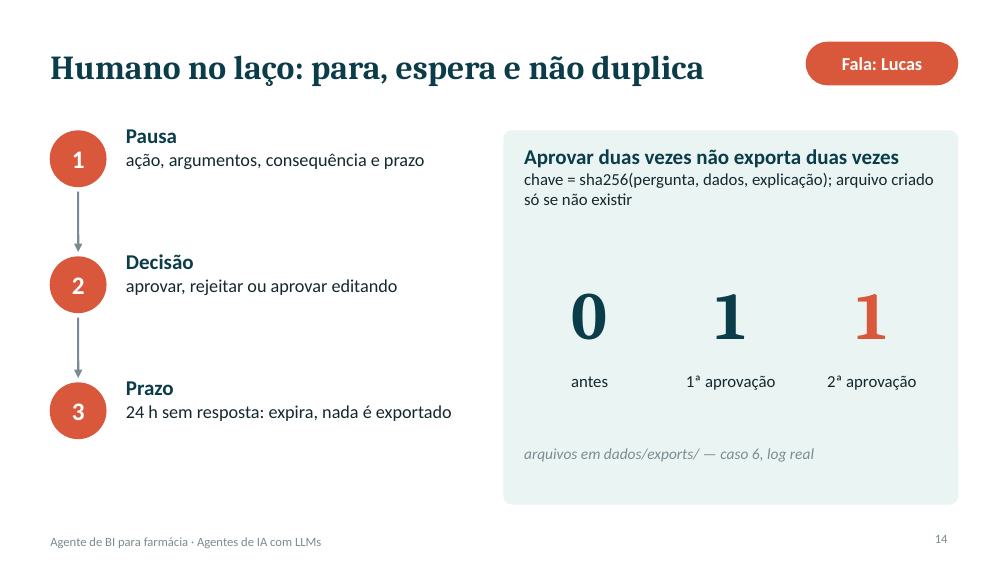
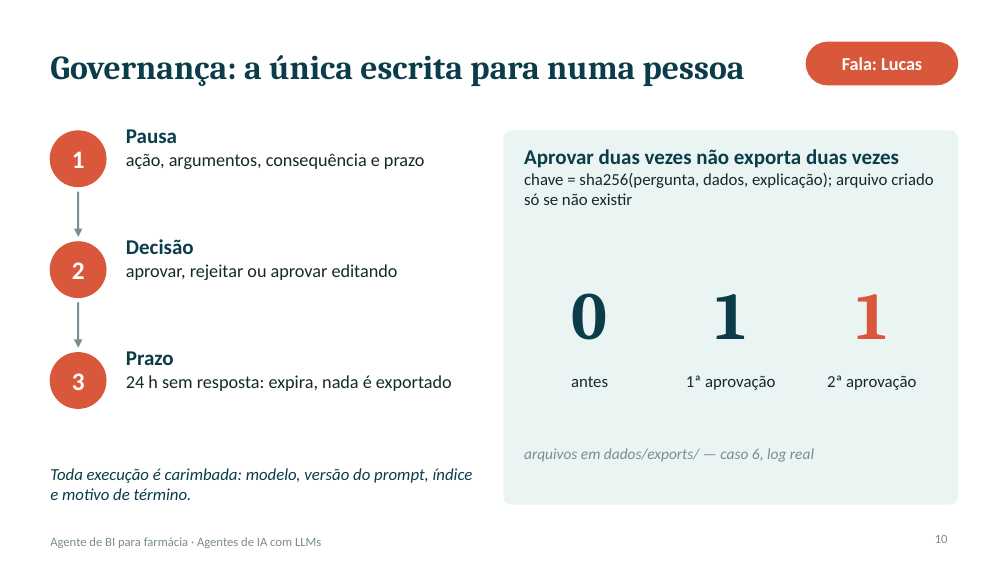
Before and after one commit to Kaue2/senac-agentes-llm-lkfc, a slide deck: slide 10 of apresentacao/apresentacao-agente-bi-farmacia.pptx (slide 14 before the commit). Drawn at 1008x567 pixels with LibreOffice and Linux fonts; fonts in the diff are those of the drawing. Boxes give left, top, right and bottom in pixels: in the first picture for what was removed or moved away, otherwise in the second. Text is boxed around its words. In the diff, an @@ line names an element or a change of style, - is before the commit and + after.

Commit message:
docs: apresentação reorganizada para 10-15 min, com demo, integrações, governança e segurança

```diff
--- a/apresentacao/apresentacao-agente-bi-farmacia.pptx
+++ b/apresentacao/apresentacao-agente-bi-farmacia.pptx
@@ title at [50, 55, 745, 86]: text changed @@
-Humano no laço: para, espera e não duplica
+Governança: a única escrita para numa pessoa
@@ arrow moved from (79, 192) - (79, 252) to (79, 192) - (79, 237) @@
@@ text "Decisão": place and size @@
-text "Decisão" at [126, 254, 398, 295]
+text "Decisão" at [126, 239, 398, 280]
@@ text "2": place and size @@
-text "2" at [72, 277, 85, 294]
+text "2" at [72, 262, 85, 279]
@@ ellipse: place and size @@
-ellipse at [50, 257, 106, 312]
+ellipse at [50, 242, 106, 297]
@@ arrow moved from (79, 318) - (79, 378) to (79, 302) - (79, 348) @@
@@ text "3": place and size @@
-text "3" at [72, 403, 85, 420]
+text "3" at [72, 373, 85, 390]
@@ ellipse: place and size @@
-ellipse at [50, 383, 106, 438]
+ellipse at [50, 353, 106, 408]
@@ text "Prazo": place and size @@
-text "Prazo" at [126, 381, 452, 421]
+text "Prazo" at [126, 351, 452, 391]
@@ text added at [50, 468, 473, 500], 12 pt, text #0B3C49, italic @@
+Toda execução é carimbada: modelo, versão do prompt, índice e motivo de término.
@@ page number at [935, 535, 948, 543]: text changed @@
-14
+10
```
Also in this commit, not shown: 7 other slides changed, 4 slides added, 9 slides removed, 4 other files.
